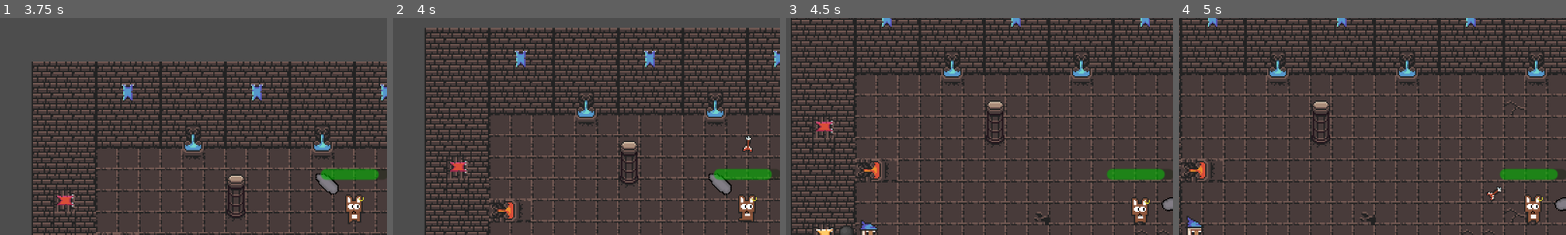
Above: before the commit, frames 1-4 (left to right).
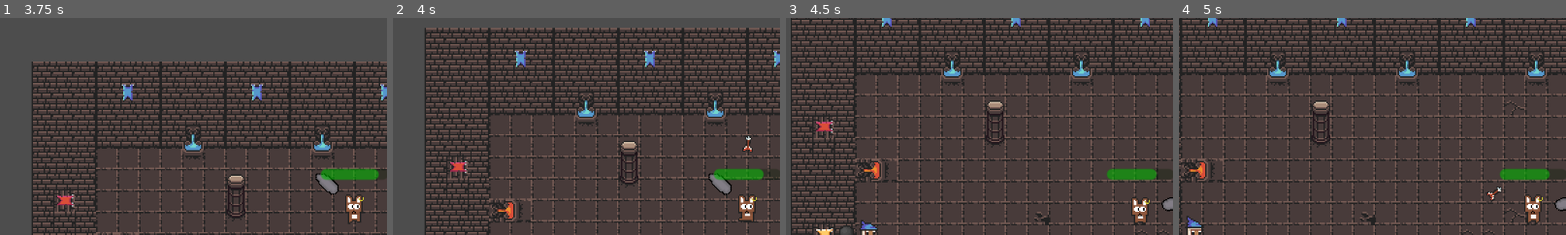
Above: after the commit, the same moments.

Repository: Naigma/proyecto_godot_2526
Game: Godot game, scene res://modules/levels/tutorial/tutorial.tscn
Same seed, same stepped clock (60 frames per second), same inputs: the game is played once before the commit and once after it. The project has no main scene, so this scene is started directly.
Inputs (mouse positions are % of the whole screen's width and height, from its top left):
- Up to frame 1 (3.75 s): tap Enter (ui_accept) at 0.5, 0.77, 1.52, 3.02 s; move the mouse to (45, 70) at 0.52 s; hold W (up) 0.53-2.03 s; tap E (interact) every 0.75 s from 0.6 to 3.6 s; move the mouse to (80, 65) at 1.27 s; move the mouse to (20, 35) at 2.02 s; hold A (left) 2.03-3.53 s; move the mouse to (55, 50) at 2.77 s; move the mouse to (35, 25) at 3.52 s; hold S (down) from 3.53 s (still down)
- Up to frame 2 (4 s): keep holding S (down); tap Enter (ui_accept) at 3.77 s
- Up to frame 3 (4.5 s): move the mouse to (72, 45) at 4.27 s; release S (down) at 4.28 s; hold D (right) from 4.28 s (still down); tap E (interact) at 4.35 s
- Up to frame 4 (5 s): keep holding D (right); tap Enter (ui_accept) at 4.52 s
The pictures show only the part of the screen within x 4-54%, y 8-57%; the shares and areas given below are measured in that part.

Frame 1 is identical in both runs. In frame 2, 0.1% of the frame differs, in the area x 94-98%, y 69-75%; in frame 3, 0.1%; in frame 4, 0.1%.

Commit message:
Fixed enemy_wingardium

Diff:
--- a/modules/bullet/bullet.tscn
+++ b/modules/bullet/bullet.tscn
@@ -19,3 +19,5 @@
 [node name="CollisionShape2D" type="CollisionShape2D" parent="."]
 rotation = 1.5707964
 shape = SubResource("CapsuleShape2D_damsx")
+
+[connection signal="body_entered" from="." to="." method="_on_body_entered"]
--- a/modules/enemy_wingardium/enemy_wingardium.gd
+++ b/modules/enemy_wingardium/enemy_wingardium.gd
@@ -3,7 +3,6 @@
 
 @export var health : int = 20
 @onready var enemy_wingardium: CharacterBody2D = $"."
-@onready var damage_area: Area2D = $DamageArea
 @onready var animator: AnimatedSprite2D = $AnimatedSprite2D
 
 
